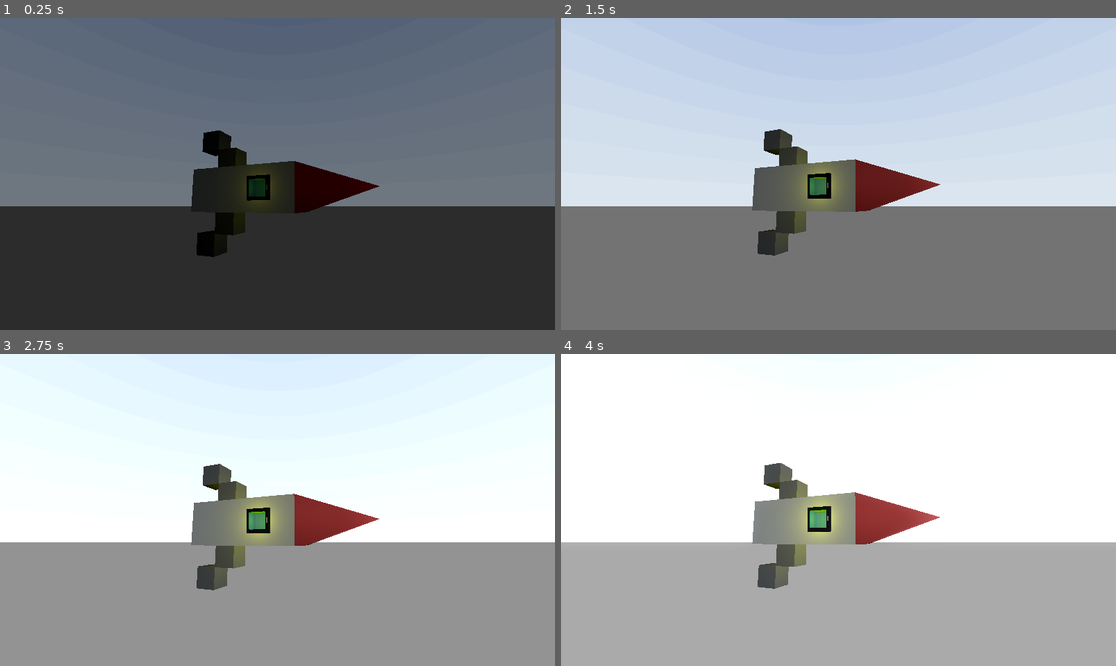
Above: before the commit, frames 1-4 (two rows, left to right).
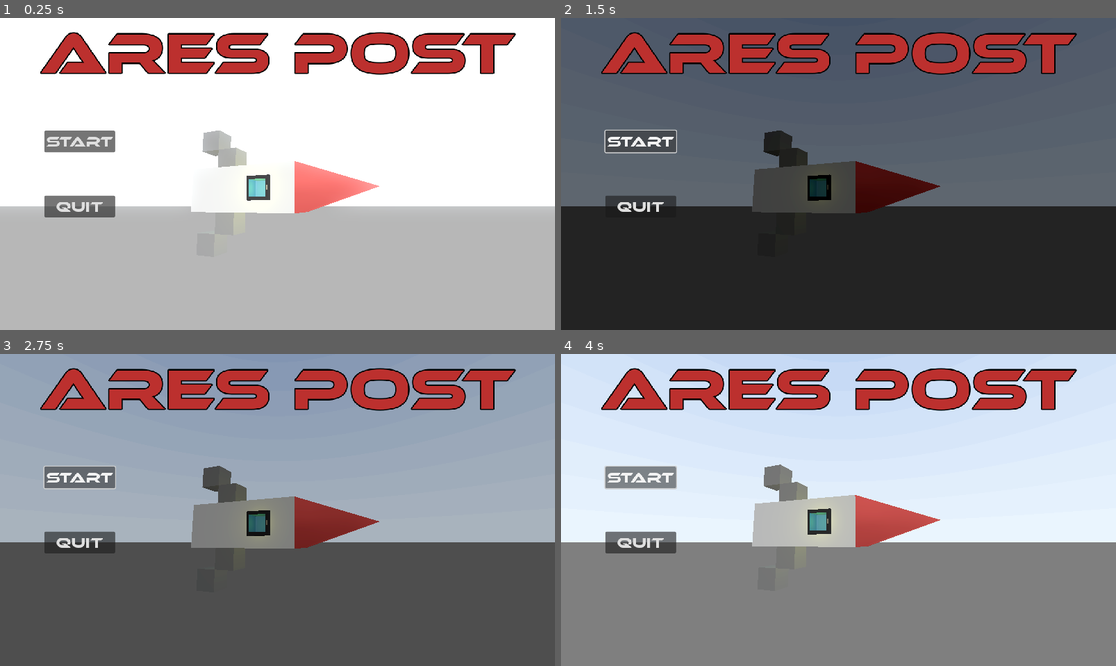
Above: after the commit, the same moments.

Repository: christiansuar/ares-post
Game: Godot game, scene res://Scenes/Cutscenes/Intro.tscn
Two runs of this game, one before a commit and one after it. Both use one fixed random seed, a clock stepped at 60 frames per second and the inputs below. A sky picture missing from this copy of the repository is replaced by a grey-blue gradient.
Inputs (mouse positions are in pixels of both pictures, inside the frame that each line leads up to):
- Up to frame 1 (0.25 s): no input
- Up to frame 2 (1.5 s): click (638, 142) at 0.5 s, where only the run after the commit has a clickable "Start"; click (638, 142) at 1.25 s, where only the run after the commit has a clickable "Start"
- Up to frame 3 (2.75 s): click (77, 478) at 2 s, where only the run after the commit has a clickable "Start"
- Up to frame 4 (4 s): no input

The runs differ from the first frame. In frame 1, 99% of the frame differs, in the area x 0-100%, y 0-100%; in frame 2, 98%; in frame 3, 95%; in frame 4, 94%.

Commit message:
Added some UI

Diff:
--- a/Scenes/Cutscenes/Intro.tscn
+++ b/Scenes/Cutscenes/Intro.tscn
@@ -1,8 +1,9 @@
-[gd_scene load_steps=10 format=3 uid="uid://b3c68j36hxiii"]
+[gd_scene load_steps=13 format=3 uid="uid://b3c68j36hxiii"]
 
 [ext_resource type="Script" path="res://Scenes/Cutscenes/intro.gd" id="1_foovp"]
 [ext_resource type="Texture2D" uid="uid://bh6ec7xgp61jh" path="res://Textures/SkyBox/panorama_image (3).png" id="1_lflb7"]
 [ext_resource type="PackedScene" uid="uid://diwsvjp4fdar0" path="res://Models/space_ship.tscn" id="2_5epk5"]
+[ext_resource type="FontFile" uid="uid://cpe8jjixtgmjm" path="res://Fonts/ethnocentric/ethnocentric rg.otf" id="4_smjl0"]
 
 [sub_resource type="PanoramaSkyMaterial" id="PanoramaSkyMaterial_dqeg7"]
 panorama = ExtResource("1_lflb7")
@@ -95,11 +96,44 @@
 "values": [1.0]
 }
 
+[sub_resource type="Animation" id="Animation_k4mgt"]
+resource_name = "Mission Brief"
+length = 20.0
+loop_mode = 1
+step = 1.0
+tracks/0/type = "position_3d"
+tracks/0/imported = false
+tracks/0/enabled = true
+tracks/0/path = NodePath("AnimationPlayer/SpaceShip")
+tracks/0/interp = 1
+tracks/0/loop_wrap = true
+tracks/0/keys = PackedFloat32Array(0, 1, 0, 0, 0, 5.125, 1, 0, 0.25, 0, 10, 1, 0, 0, 0, 14.875, 1, 0, -0.25, 0, 20, 1, 0, 0, 0, 25.125, 1, 0, 0.25, 0, 30, 1, 0, 0, 0, 34.875, 1, 0, -0.25, 0, 40, 1, 0, 0, 0, 45, 1, 0, 0.25, 0, 50, 1, 0, 0, 0, 55, 1, 0, -0.25, 0, 60, 1, 0, 0, 0)
+tracks/1/type = "value"
+tracks/1/imported = false
+tracks/1/enabled = true
+tracks/1/path = NodePath("WorldEnvironment:environment:sky_rotation")
+tracks/1/interp = 1
+tracks/1/loop_wrap = true
+tracks/1/keys = {
+"times": PackedFloat32Array(0, 20),
+"transitions": PackedFloat32Array(1, 1),
+"update": 0,
+"values": [Vector3(0, 0, 0), Vector3(0, 6.28319, 0)]
+}
+
 [sub_resource type="AnimationLibrary" id="AnimationLibrary_cp5qg"]
 _data = {
+"Idle (main menu)": SubResource("Animation_k4mgt"),
 "Mission Brief": SubResource("Animation_edy3s"),
 "RESET": SubResource("Animation_nhgx5")
 }
+
+[sub_resource type="LabelSettings" id="LabelSettings_cvulh"]
+font_size = 120
+font_color = Color(0.737022, 0.189016, 0.181146, 1)
+outline_size = 10
+outline_color = Color(0, 0, 0, 1)
+shadow_size = 0
 
 [node name="Intro Cutscene" type="Node3D"]
 transform = Transform3D(1, 0, 0, 0, 1, 0, 0, 0, 1, -0.00409007, -0.00296617, 0.00209016)
@@ -124,3 +158,52 @@
 
 [node name="Camera3D" type="Camera3D" parent="AnimationPlayer"]
 transform = Transform3D(-0.369747, 0.145348, 0.917693, 0, 0.987688, -0.156434, -0.929133, -0.0578411, -0.365195, 8.398, 0.277, -4.748)
+
+[node name="mainmenu" type="Control" parent="."]
+layout_mode = 3
+anchors_preset = 0
+offset_right = 40.0
+offset_bottom = 40.0
+
+[node name="VBoxContainer" type="VBoxContainer" parent="mainmenu"]
+layout_mode = 1
+anchors_preset = 4
+anchor_top = 0.5
+anchor_bottom = 0.5
+offset_left = 92.0
+offset_top = 214.0
+offset_right = 239.0
+offset_bottom = 394.0
+grow_vertical = 2
+theme_override_constants/separation = 90
+
+[node name="Start" type="Button" parent="mainmenu/VBoxContainer"]
+layout_mode = 2
+theme_override_fonts/font = ExtResource("4_smjl0")
+theme_override_font_sizes/font_size = 30
+text = "Start"
+
+[node name="Quit" type="Button" parent="mainmenu/VBoxContainer"]
+layout_mode = 2
+theme_override_fonts/font = ExtResource("4_smjl0")
+theme_override_font_sizes/font_size = 30
+text = "Quit
+"
+
+[node name="Label" type="Label" parent="mainmenu"]
+layout_mode = 1
+anchors_preset = 5
+anchor_left = 0.5
+anchor_right = 0.5
+offset_left = 64.0
+offset_right = 1048.0
+offset_bottom = 145.0
+grow_horizontal = 2
+theme_override_fonts/font = ExtResource("4_smjl0")
+theme_override_font_sizes/font_size = 60
+text = "ARES POST"
+label_settings = SubResource("LabelSettings_cvulh")
+horizontal_alignment = 1
+
+[connection signal="pressed" from="mainmenu/VBoxContainer/Start" to="." method="_on_button_pressed"]
+[connection signal="pressed" from="mainmenu/VBoxContainer/Quit" to="." method="_on_button_2_pressed"]
--- a/Scenes/Cutscenes/intro.gd
+++ b/Scenes/Cutscenes/intro.gd
@@ -2,5 +2,16 @@
 
 @onready var intro_player = $AnimationPlayer
 
+
 func _ready() -> void:
+	intro_player.play("Idle (main menu)")
+
+
+func _on_button_pressed() -> void:
+	intro_player.stop()
+
 	intro_player.play("Mission Brief")
+
+
+func _on_button_2_pressed() -> void:
+	get_tree().quit()
--- a/project.godot
+++ b/project.godot
@@ -21,5 +21,6 @@
 
 [rendering]
 
+textures/canvas_textures/default_texture_filter=0
 renderer/rendering_method="gl_compatibility"
 renderer/rendering_method.mobile="gl_compatibility"
Binary file added: Fonts/ethnocentric/ethnocentric rg it.otf
Not shown, added: Fonts/ethnocentric/ethnocentric rg it.otf.import
Binary file added: Fonts/ethnocentric/ethnocentric rg.otf
Not shown, added: Fonts/ethnocentric/ethnocentric rg.otf.import
Not shown, added: Fonts/ethnocentric/Typodermic Desktop EULA 2023.pdf
Not shown, added: Fonts/ethnocentric/read-this.html
